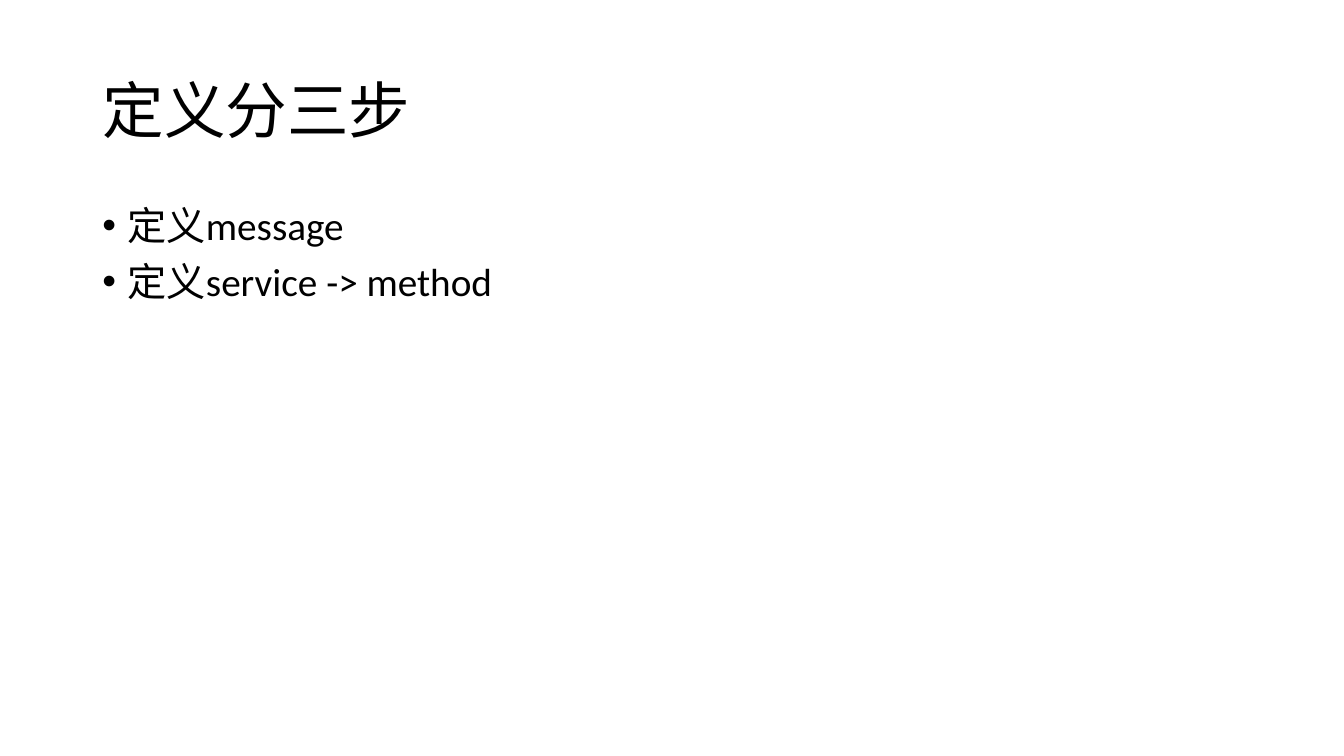
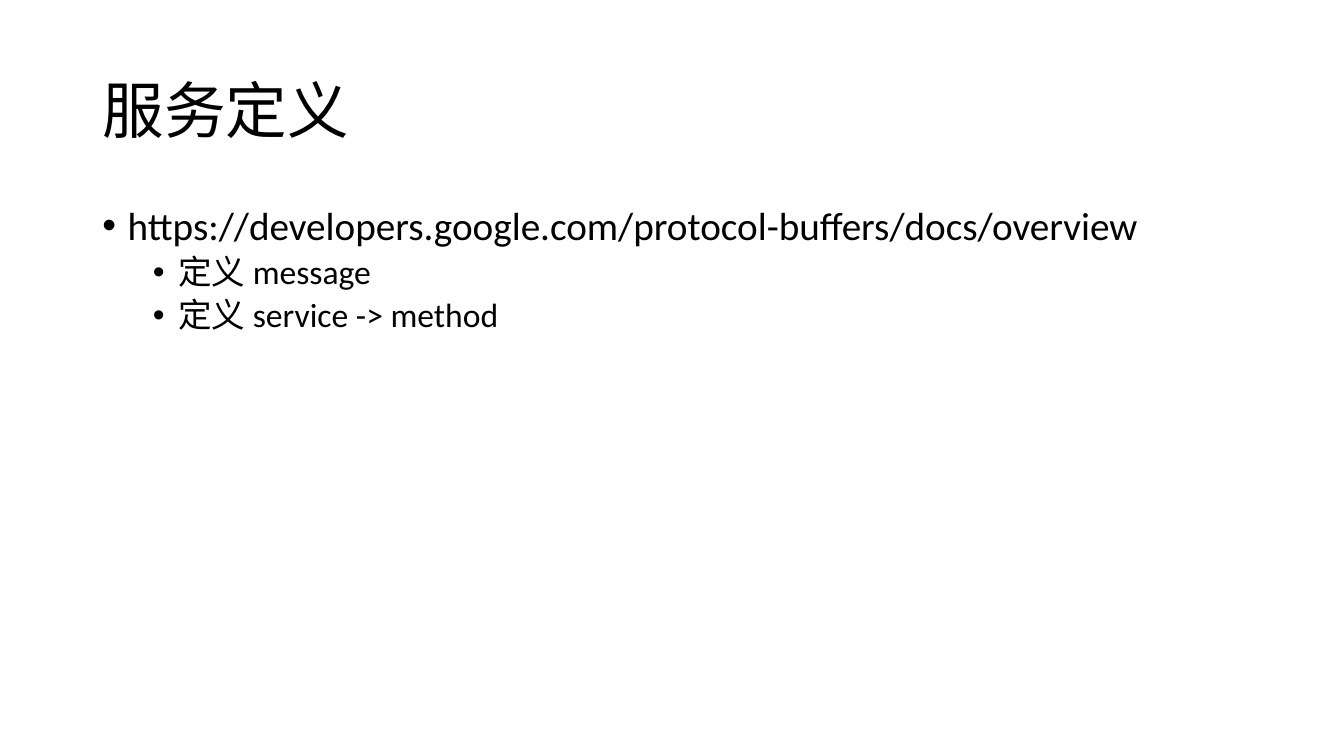
Before and after one commit to llaoj/my-share, a slide deck: slide 8 of grpc/index.pptx (slide 7 before the commit). Drawn at 1344x756 pixels with LibreOffice and Linux fonts; fonts in the diff are those of the drawing. Boxes give left, top, right and bottom in pixels: in the first picture for what was removed or moved away, otherwise in the second. Text is boxed around its words. In the diff, an @@ line names an element or a change of style, - is before the commit and + after.

Commit message:
proto

```diff
--- a/grpc/index.pptx
+++ b/grpc/index.pptx
@@ title at (x1=102, y1=81, x2=348, y2=138): text changed @@
-定义分三步
+服务定义
@@ text at (x1=128, y1=212, x2=1138, y2=330): text changed @@
-• 定义message
-• 定义service -> method
+• https://developers.google.com/protocol-buffers/docs/overview
+  • 定义 message
+  • 定义 service -> method
```
Also in this commit, not shown: 2 other slides changed, 1 slide added, 1 other file.
